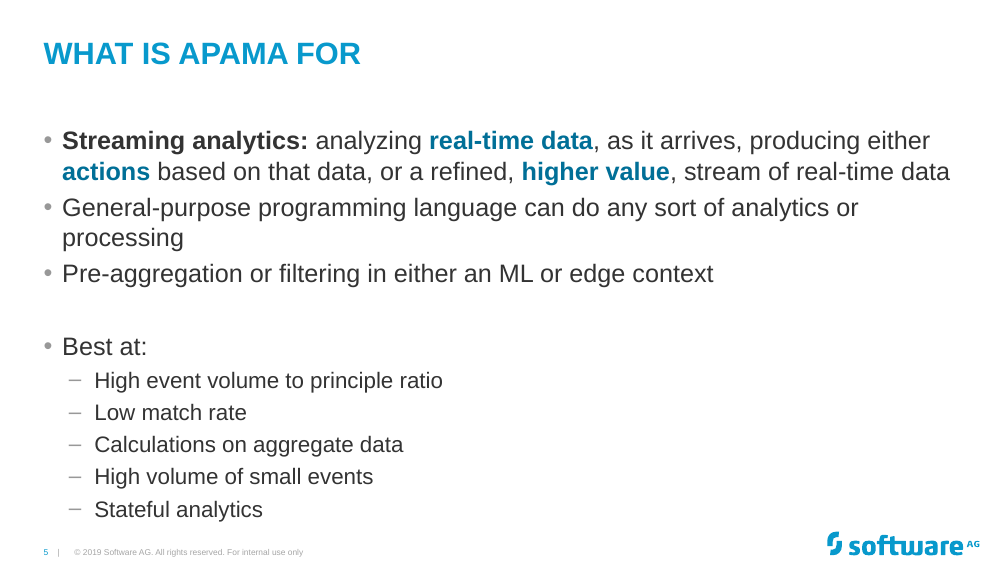
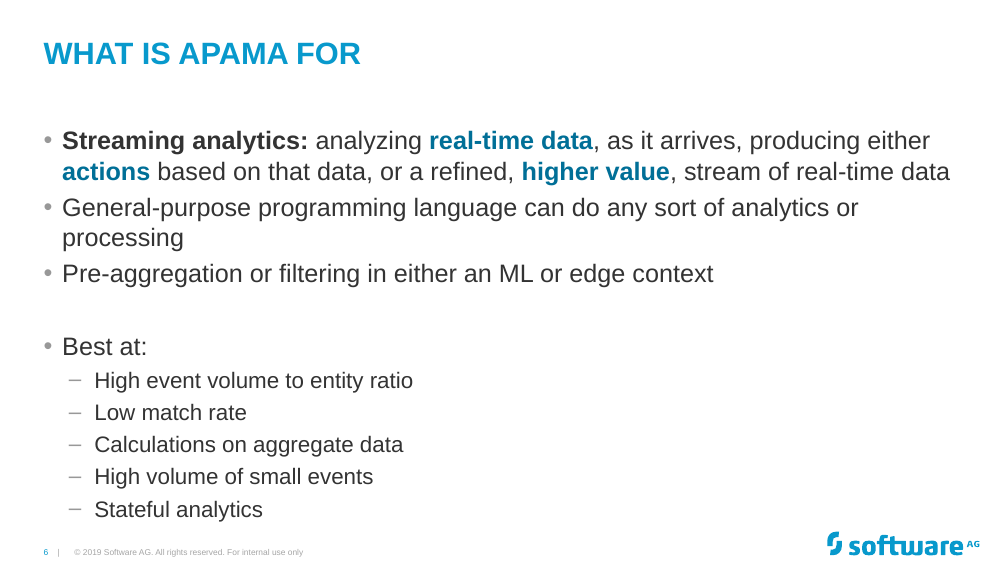
Before and after one commit to Cumulocity-IoT/apama-streaming-analytics-intro-training, a slide deck: slide 6 of Apama GAP Training.pptx (slide 5 before the commit). Drawn at 1008x567 pixels with LibreOffice and Linux fonts; fonts in the diff are those of the drawing; background and template pictures are left out. Boxes give left, top, right and bottom in pixels: in the first picture for what was removed or moved away, otherwise in the second. Text is boxed around its words. In the diff, an @@ line names an element or a change of style, - is before the commit and + after.

```diff
--- a/Apama GAP Training.pptx
+++ b/Apama GAP Training.pptx
@@ text at (x1=94, y1=371, x2=413, y2=393): text changed @@
-  – High event volume to principle ratio
+  – High event volume to entity ratio
```
Also in this commit, not shown: 8 other slides changed, 2 slides added, 20 other files.
